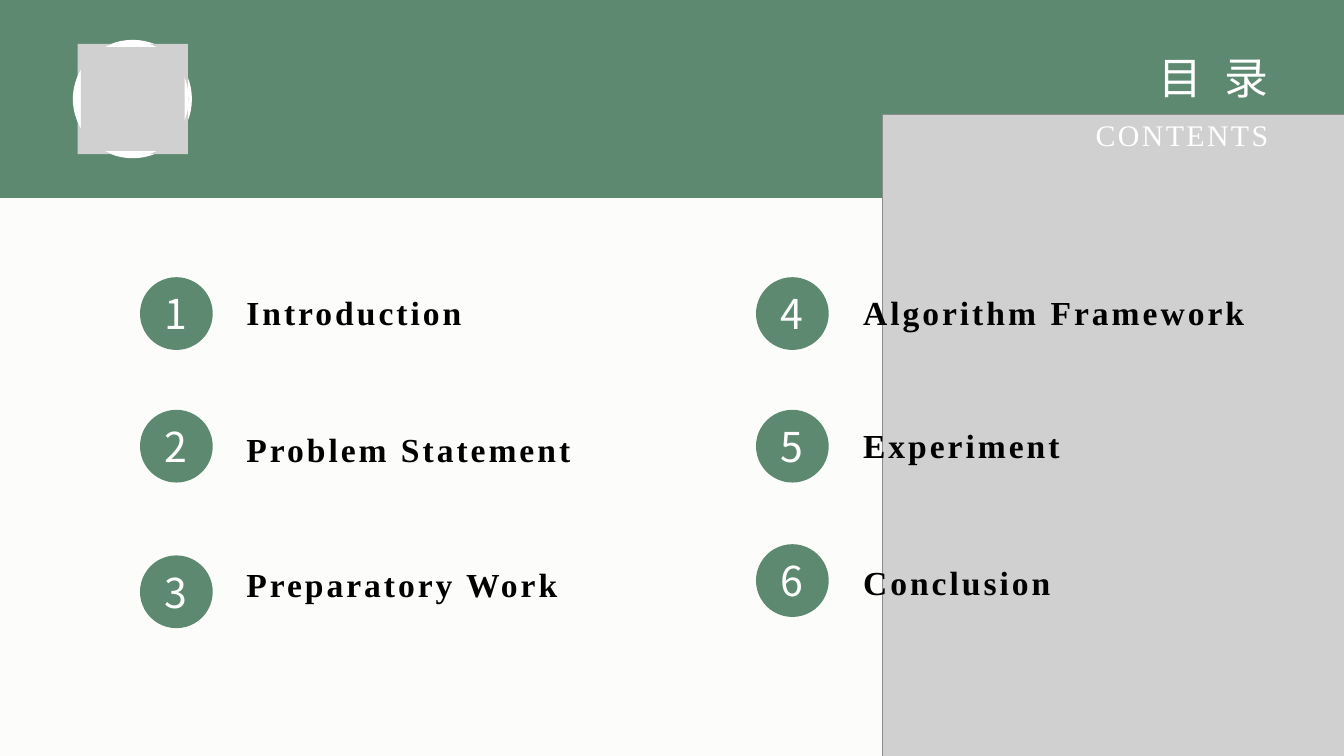
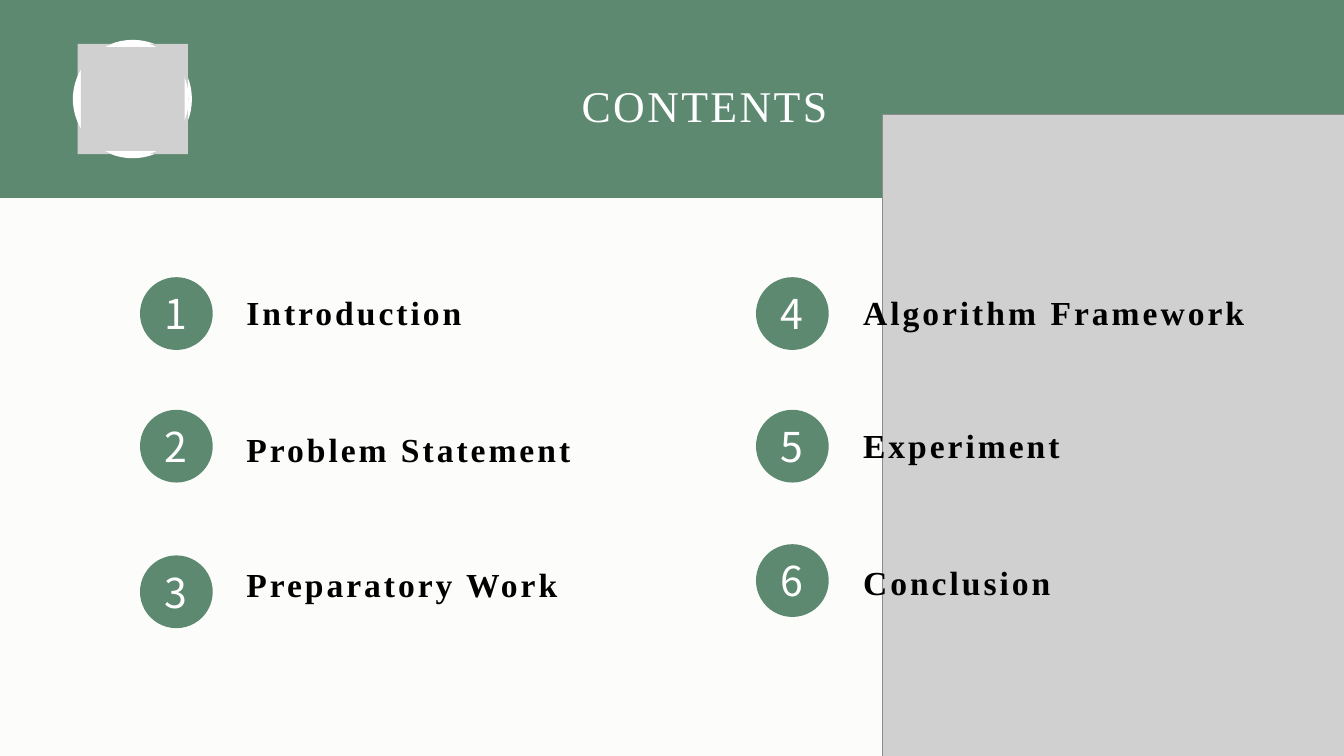
Before and after one commit to dr-houjian/ICPR2024, a slide deck: slide 2 of R2-258.pptx. Drawn at 1344x756 pixels with LibreOffice and Linux fonts; fonts in the diff are those of the drawing; grey boxes stand for pictures. Boxes give left, top, right and bottom in pixels: in the first picture for what was removed or moved away, otherwise in the second. Text is boxed around its words. In the diff, an @@ line names an element or a change of style, - is before the commit and + after.

```diff
--- a/R2-258.pptx
+++ b/R2-258.pptx
@@ text removed at (1159,59,1268,98) @@
-目录
@@ text "CONTENTS": place and size @@
-text "CONTENTS" at (1096,127,1269,146)
+text "CONTENTS" at (582,93,828,123)
@@ text "CONTENTS" at (582,93,828,123): size 32 to 47 pt; line spacing 41pt to 60.1pt @@
```
